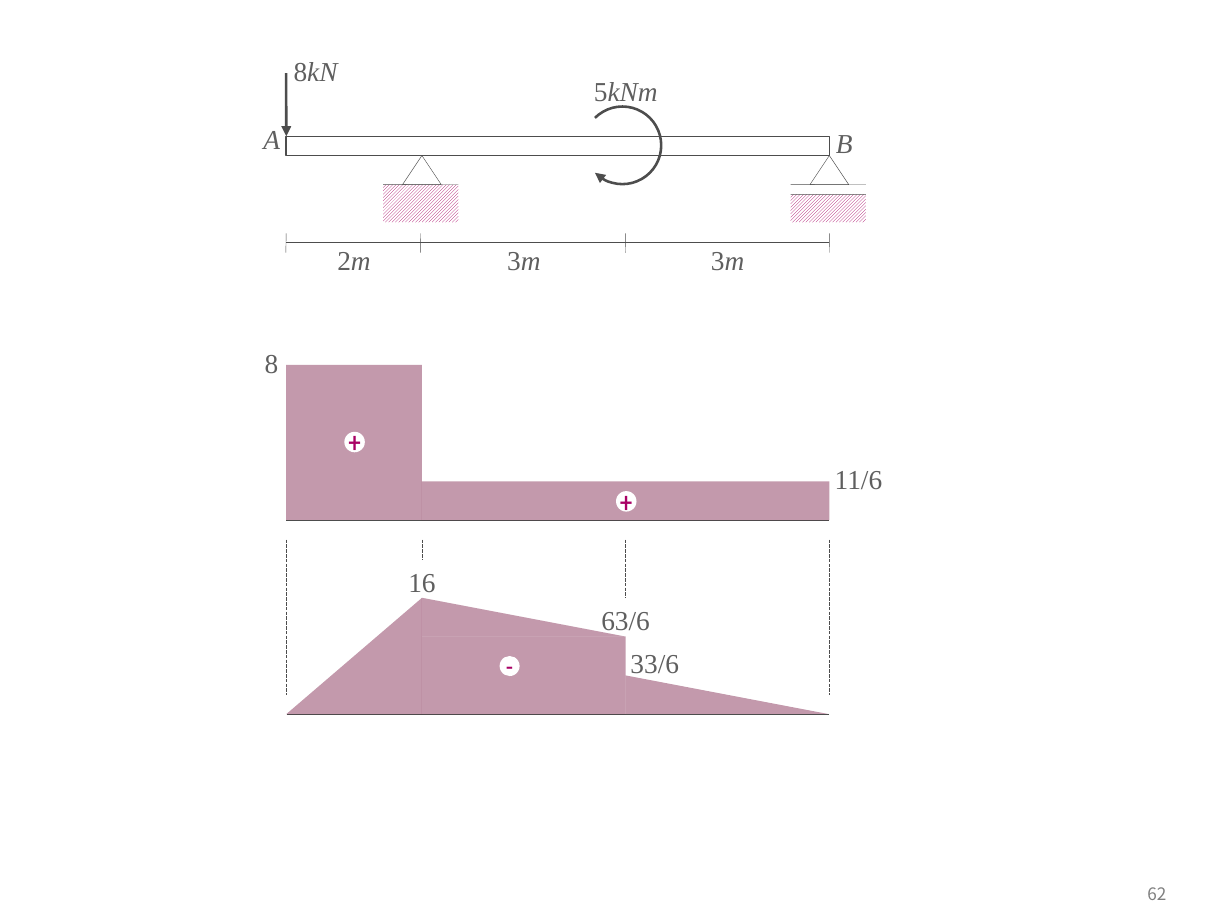
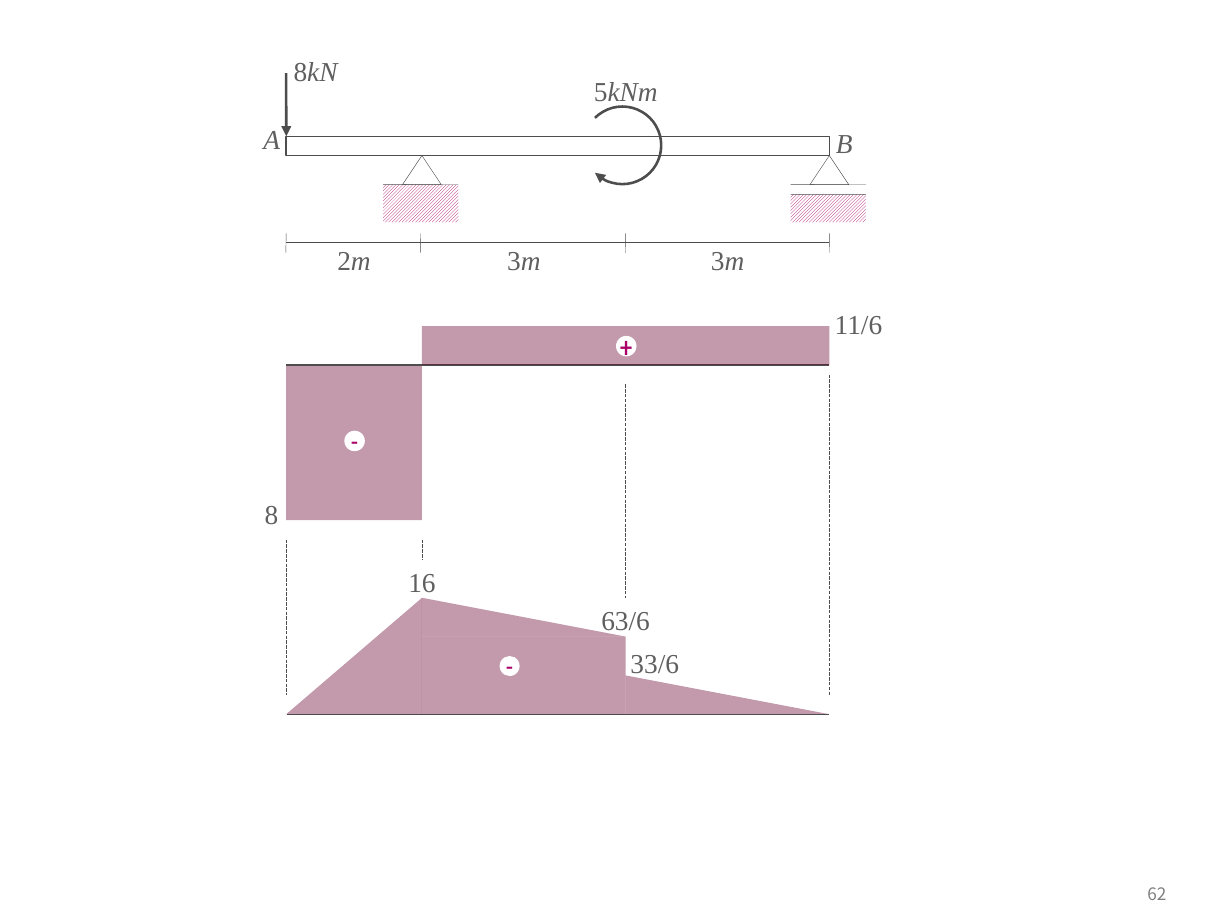
Before and after one commit to ironbell87/structural_mechanics_II, a slide deck: slide 62 of figures.pptx. Drawn at 1232x924 pixels with LibreOffice and Linux fonts; fonts in the diff are those of the drawing. Boxes give left, top, right and bottom in pixels: in the first picture for what was removed or moved away, otherwise in the second. Text is boxed around its words. In the diff, an @@ line names an element or a change of style, - is before the commit and + after.

```diff
--- a/figures.pptx
+++ b/figures.pptx
@@ 1 text, 1 rectangle, 1 line, 1 ellipse: place and size @@
-1 text, 1 rectangle, 1 line, 1 ellipse at [286, 471, 883, 520]
+1 text, 1 rectangle, 1 line, 1 ellipse at [286, 316, 883, 365]
@@ line moved from (626, 540) - (626, 598) to (626, 384) - (626, 598) @@
@@ line moved from (829, 540) - (829, 695) to (829, 375) - (829, 695) @@
@@ text in ellipse at [345, 431, 366, 452]: text changed @@
-+
+-
@@ text "8": place and size @@
-text "8" at [265, 355, 279, 373]
+text "8" at [265, 506, 279, 524]
```
Also in this commit, not shown: 5 other slides changed, 20 other files.
